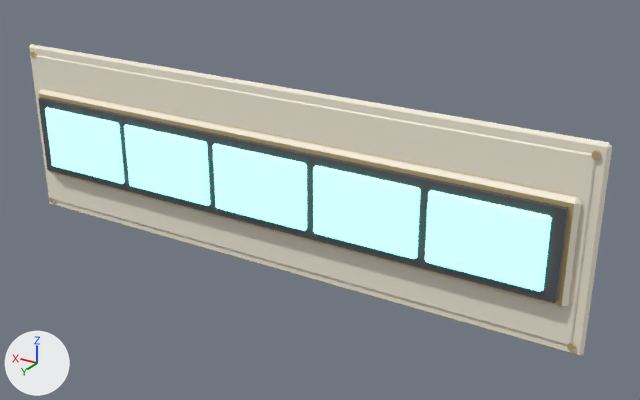
The FBX model Assets/_Project/Art/Models/Kit/Disp_Bar_3x1.fbx as it was, and as the next commit left it.
One viewpoint serves both versions: a camera (50 mm lens) standing at (-2.27, 3.33, 1.61) and looking at (-0.24, -0.05, -0.07). Every picture has the same lights, and +X, +Y and +Z are marked at lower left. The first picture is the older version. Where no turn or scale is listed for an object, it has been applied to the vertices. Vertices at exactly the same position are counted once.

Objects in the first picture: 'Disp_Bar_3x1', 'Seg0.005', 'Seg1.005', 'Seg2.005', 'Seg3.005', 'Seg4.005'.
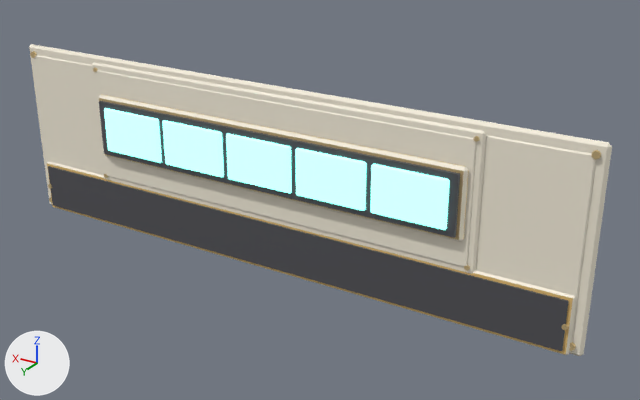
Edits to the bpy script that builds the scene:
```text
Change me_seg1_014:
    remove me_seg1_014.from_pydata(...)  # 24 vertices, 26 faces; spans x -0.265..0.265, y -0.015..0.015, z -0.17..0.17
    add me_seg1_014.from_pydata(...)  # 24 vertices, 26 faces; spans x -0.182..0.182, y -0.01..0.01, z -0.117..0.117
    me_seg1_014 part 3: the whole mesh is scaled about its middle by 0.687
Change me_seg0_014:
    remove me_seg0_014.from_pydata(...)  # 24 vertices, 26 faces; spans x -0.265..0.265, y -0.015..0.015, z -0.17..0.17
    add me_seg0_014.from_pydata(...)  # 24 vertices, 26 faces; spans x -0.182..0.182, y -0.01..0.01, z -0.117..0.117
    me_seg0_014 part 1: the whole mesh is scaled about its middle by 0.687
Change me_seg2_014:
    remove me_seg2_014.from_pydata(...)  # 24 vertices, 26 faces; spans x -0.265..0.265, y -0.015..0.015, z -0.17..0.17
    add me_seg2_014.from_pydata(...)  # 24 vertices, 26 faces; spans x -0.182..0.182, y -0.01..0.01, z -0.117..0.117
    me_seg2_014 part 12: the whole mesh is scaled about its middle by 0.687
Change me_seg3_014:
    remove me_seg3_014.from_pydata(...)  # 24 vertices, 26 faces; spans x -0.265..0.265, y -0.015..0.015, z -0.17..0.17
    add me_seg3_014.from_pydata(...)  # 24 vertices, 26 faces; spans x -0.182..0.182, y -0.01..0.01, z -0.117..0.117
    me_seg3_014 part 2: the whole mesh is scaled about its middle by 0.687
Change me_disp_bar_3x1_001:
    used by ob_disp_bar_3x1; location = (0.0, 0.0, 0.0); rotation_euler = (1.571, 0.0, 0.0), in degrees (90, 0, 0)
    remove me_disp_bar_3x1_001.from_pydata(...)  # 120 vertices, 108 faces; spans x -1.58..1.58, y -0.48..0.48, z -0.11..0.0
    add me_disp_bar_3x1_001.from_pydata(...)  # 256 vertices, 224 faces; spans x -1.58..1.58, y -0.48..0.48, z -0.11..0.0
    me_disp_bar_3x1_001 part 4: a new loose piece, a box spanning x -1.004..1.004, y -0.024..0.264, z -0.107..-0.087, in mat_dark (dark grey #505055)
    me_disp_bar_3x1_001 part 5: the loose piece of 24 vertices spanning x -1.58..1.58, y -0.48..0.48, z -0.03..0.0 is copied, and the copy is scaled about its middle by 0.687, then moved by (0.0, 0.12, -0.03); it spans x -1.09..1.09, y -0.21..0.45, z -0.06..-0.03
    me_disp_bar_3x1_001 part 6: the loose piece of 16 vertices spanning x -1.53..1.53, y -0.43..0.43, z -0.04..-0.03 is copied, and the copy is scaled about its middle by 0.688, then moved by (0.0, 0.12, -0.02); it spans x -1.05..1.05, y -0.18..0.42, z -0.06..-0.05
    me_disp_bar_3x1_001 part 7: the loose piece of 24 vertices spanning x -1.5..1.5, y -0.25..0.25, z -0.08..-0.03 is scaled about its middle by 0.688, then moved by (0.0, 0.12, -0.02)
    me_disp_bar_3x1_001 part 8: a new loose piece, a box spanning x -1.5..1.5, y -0.45..-0.21, z -0.065..-0.045, in mat_dark (dark grey #505055)
    me_disp_bar_3x1_001 part 9: a new loose piece of 16 vertices spanning x -1.52..1.52, y -0.48..-0.19, z -0.06..-0.03
    me_disp_bar_3x1_001 part 10: 8 vertices removed from x -1.46..1.46, y -0.21..0.21, z -0.11..-0.07
    other edits to the shape of me_disp_bar_3x1_001 do not show in these pictures
    add me_disp_bar_3x1_001.materials.append(mat_trim)  # beige #e5bf76
Change me_seg4_014:
    remove me_seg4_014.from_pydata(...)  # 24 vertices, 26 faces; spans x -0.265..0.265, y -0.015..0.015, z -0.17..0.17
    add me_seg4_014.from_pydata(...)  # 24 vertices, 26 faces; spans x -0.182..0.182, y -0.01..0.01, z -0.117..0.117
    me_seg4_014 part 11: the whole mesh is scaled about its middle by 0.687
Change ob_seg1_005:
    ob_seg1_005.location: (0.57, 0.11, 0.0) -> (0.392, 0.111, 0.12)
Change ob_seg0_005:
    ob_seg0_005.location: (1.14, 0.11, 0.0) -> (0.784, 0.111, 0.12)
Change ob_seg2_005:
    ob_seg2_005.location: (0.0, 0.11, 0.0) -> (0.0, 0.111, 0.12)
Change ob_seg3_005:
    ob_seg3_005.location: (-0.57, 0.11, 0.0) -> (-0.392, 0.111, 0.12)
Change ob_seg4_005:
    ob_seg4_005.location: (-1.14, 0.11, 0.0) -> (-0.784, 0.111, 0.12)
```

What differs and where, as boxes [x1, y1, x2, y2] in the pictures (640 x 400 px; the box of a moved part takes in the faces that stretch with it):
'Seg4.005', moved, rescaled (37% narrower, 35% shorter): before [425, 190, 552, 292]; after [370, 164, 450, 230]
'Seg3.005', moved, rescaled (32% narrower, 33% shorter): before [313, 165, 420, 259]; after [295, 148, 367, 211]
'Seg2.005', moved, rescaled (29% narrower, 30% shorter): before [213, 144, 307, 231]; after [226, 133, 292, 194]
'Seg1.005', moved, rescaled (28% narrower, 29% shorter): before [124, 124, 210, 206]; after [162, 120, 224, 178]
'Seg0.005', moved, rescaled (27% narrower, 28% shorter): before [45, 107, 125, 184]; after [104, 108, 162, 163]
part 4 of me_disp_bar_3x1_001, added: after [99, 101, 460, 238]
part 5 of me_disp_bar_3x1_001, added: after [92, 62, 486, 274]
part 6 of me_disp_bar_3x1_001, added (pale yellow): after [96, 70, 476, 267]
part 7 of me_disp_bar_3x1_001, moved or reshaped: before [39, 89, 581, 308]; after [99, 94, 469, 242]
part 8 of me_disp_bar_3x1_001, added: after [48, 166, 569, 351]
part 9 of me_disp_bar_3x1_001, added: after [47, 161, 576, 355]
part 10 of me_disp_bar_3x1_001, deleted: before [38, 97, 569, 303]
